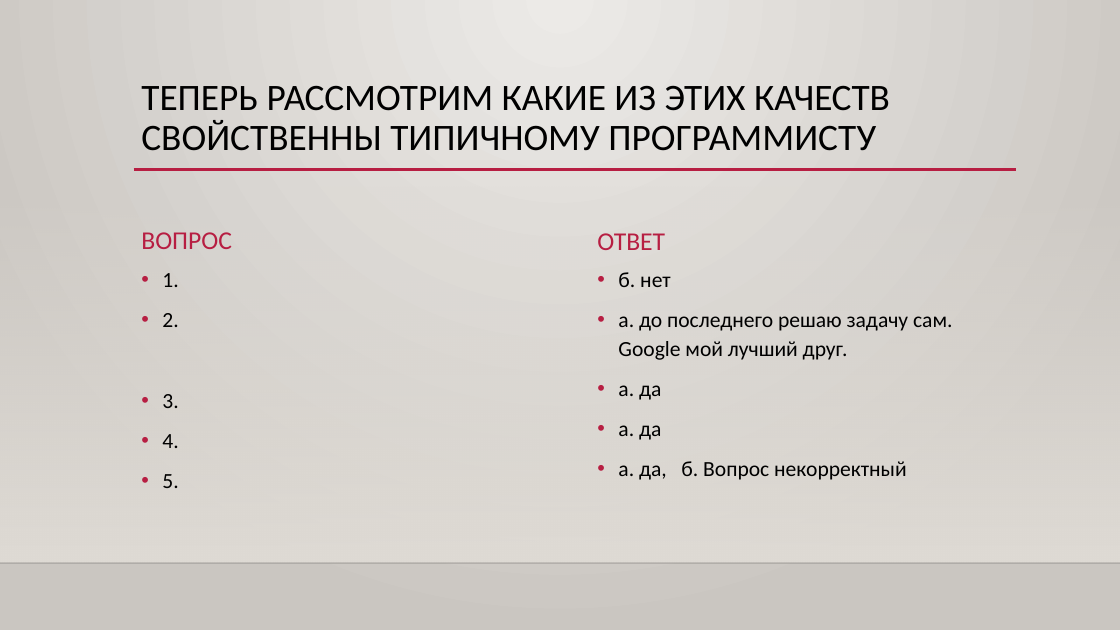
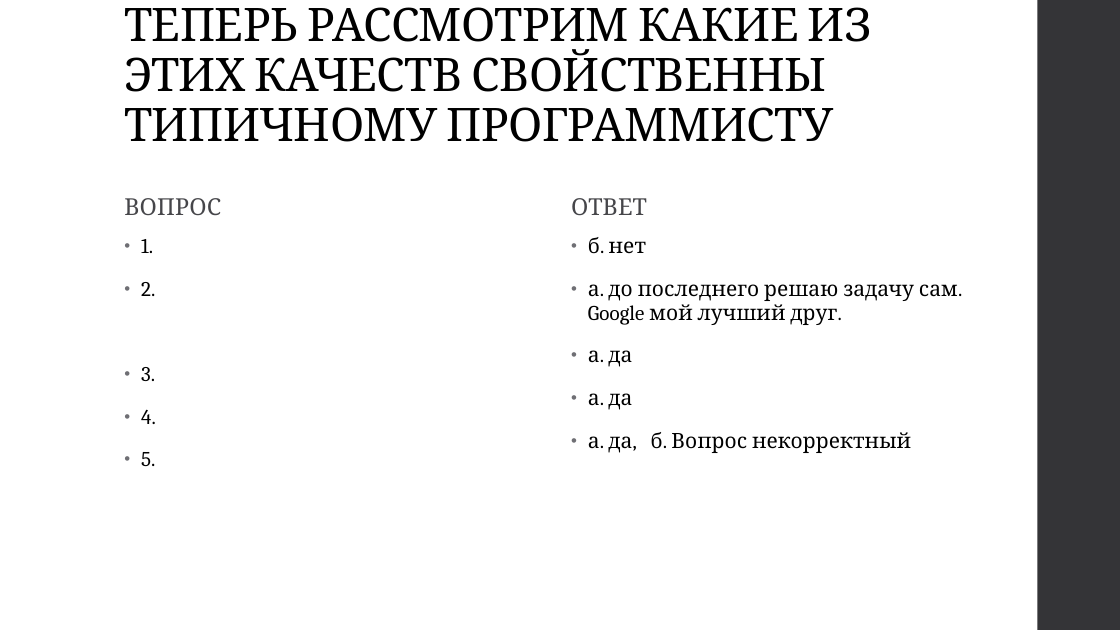
Before and after one commit to VadimDema/c-, a slide deck: slide 3 of Вадим презентация.pptx. Drawn at 1120x630 pixels with LibreOffice and Linux fonts; fonts in the diff are those of the drawing; background and template pictures are left out. Boxes give left, top, right and bottom in pixels: in the first picture for what was removed or moved away, otherwise in the second. Text is boxed around its words. In the diff, an @@ line names an element or a change of style, - is before the commit and + after.

```diff
--- a/Вадим презентация.pptx
+++ b/Вадим презентация.pptx
@@ background gradient #ECEAE7 to #CAC7C1 to #FFFFFF @@
@@ title "ТЕПЕРЬ РАССМОТРИМ КАКИЕ ИЗ ЭТИХ ...": place and size @@
-title "ТЕПЕРЬ РАССМОТРИМ КАКИЕ ИЗ ЭТИХ ..." at [141, 85, 890, 151]
+title "ТЕПЕРЬ РАССМОТРИМ КАКИЕ ИЗ ЭТИХ ..." at [124, 7, 872, 142]
@@ title "ТЕПЕРЬ РАССМОТРИМ КАКИЕ ИЗ ЭТИХ ..." at [124, 7, 872, 142]: size 32 to 39.6 pt, font Calibri to Cambria, letter spacing 0 to -0.5 pt; vertical alignment top to bottom @@
@@ rectangle added at [1038, 0, 1120, 630], fill #353537 @@
@@ text "ВОПРОС": place and size @@
-text "ВОПРОС" at [141, 232, 232, 249]
+text "ВОПРОС" at [124, 198, 221, 215]
@@ text "ВОПРОС" at [124, 198, 221, 215]: size 22 to 20 pt, font Calibri to Cambria, text colour #B71E42 to #46464A, letter spacing 0 to 0.1 pt; line spacing 1 to 0.95; less space between paragraphs @@
@@ line removed from (134, 170) to (1017, 170) @@
@@ text "ОТВЕТ" at [571, 198, 647, 216]: size 22 to 20 pt, font Calibri to Cambria, text colour #B71E42 to #46464A, letter spacing 0 to 0.1 pt; line spacing 1 to 0.95; less space between paragraphs @@
@@ text "ОТВЕТ": place and size @@
-text "ОТВЕТ" at [597, 233, 665, 250]
+text "ОТВЕТ" at [571, 198, 647, 216]
@@ rectangle removed at [0, 186, 1120, 563] @@
@@ text "1.": place and size @@
-text "1." at [162, 273, 178, 488]
+text "1." at [141, 239, 156, 466]
@@ text "1." at [141, 239, 156, 466]: size 18.5 to 18 pt, font Calibri to Cambria, letter spacing 0 to 0.1 pt; indent changed; line spacing 1.1 to 0.95; more space between paragraphs; bullet colour #B71E42 to #6F6F74 @@
@@ text "б. нет" at [588, 237, 958, 453]: size 18.5 to 18 pt, font Calibri to Cambria, letter spacing 0 to 0.1 pt; indent changed; line spacing 1.1 to 0.95; more space between paragraphs; bullet colour #B71E42 to #6F6F74 @@
@@ text "б. нет": place and size @@
-text "б. нет" at [618, 272, 952, 480]
+text "б. нет" at [588, 237, 958, 453]
@@ line removed from (0, 563) to (1120, 563) @@
```
Also in this commit, not shown: 8 other slides changed, 2 slides added.
